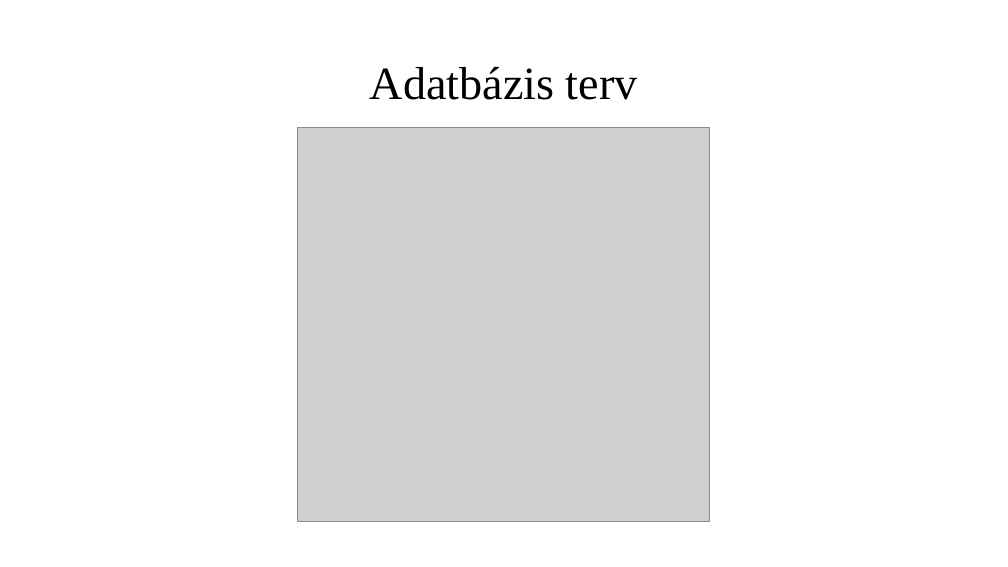
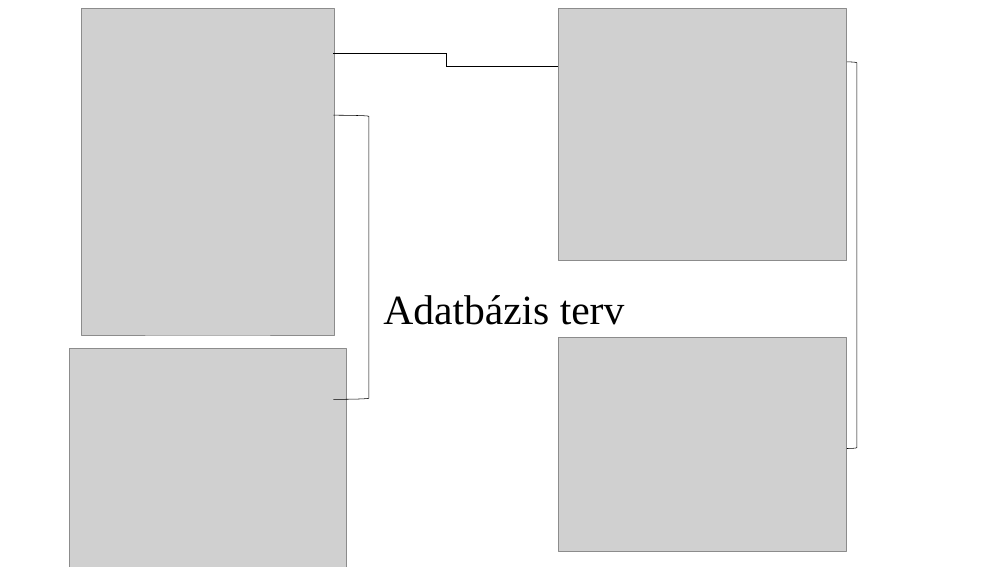
Before and after one commit to K0RN3L07/ParKing, a slide deck: slide 8 of Dokumentumok/ParKing-prezentacio.pptx. Drawn at 1008x567 pixels with LibreOffice and Linux fonts; fonts in the diff are those of the drawing; grey boxes stand for pictures. Boxes give left, top, right and bottom in pixels: in the first picture for what was removed or moved away, otherwise in the second. Text is boxed around its words. In the diff, an @@ line names an element or a change of style, - is before the commit and + after.

```diff
--- a/Dokumentumok/ParKing-prezentacio.pptx
+++ b/Dokumentumok/ParKing-prezentacio.pptx
@@ picture added at [82, 8, 334, 335] @@
@@ picture added at [559, 8, 848, 260] @@
@@ elbow line added from (333, 53) to (559, 67), #000000 0.5 pt @@
@@ right bracket added at [847, 62, 857, 448], outline #000000 0.5 pt @@
@@ right bracket added at [333, 115, 369, 399], outline #000000 0.5 pt @@
@@ picture removed at [298, 128, 709, 522] @@
@@ title "Adatbázis terv": place and size @@
-title "Adatbázis terv" at [370, 67, 638, 100]
+title "Adatbázis terv" at [383, 295, 625, 325]
@@ title "Adatbázis terv" at [383, 295, 625, 325]: size 44 to 39.6 pt @@
@@ picture added at [70, 349, 346, 567] @@
@@ picture added at [559, 337, 848, 551] @@
```
Also in this commit, not shown: 2 other slides changed, 1 slide added, 1 slide removed.
